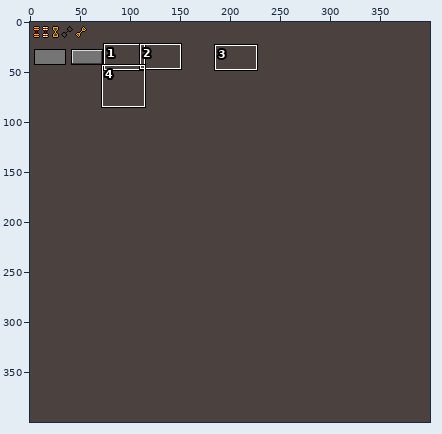
Sprite sheet, stored at docs/concept-art/new/scraps/scraps_scifi_enemies6.png. Above, an overview of the earlier version with the close-up marked.
Close-up. As it was:
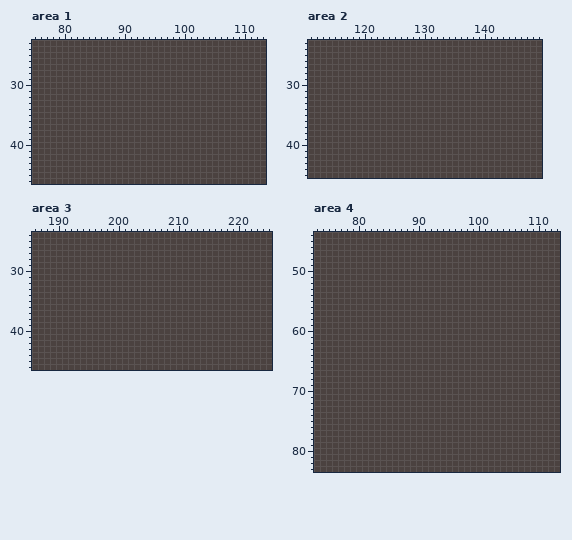
The file is 400x400 pixels. Shown: area 1: x 75..113, y 23..46; area 2: x 111..149, y 23..45; area 3: x 186..225, y 24..46; area 4: x 73..113, y 44..83. The commit also changed other parts of the picture, which this record leaves out.
And afterwards:
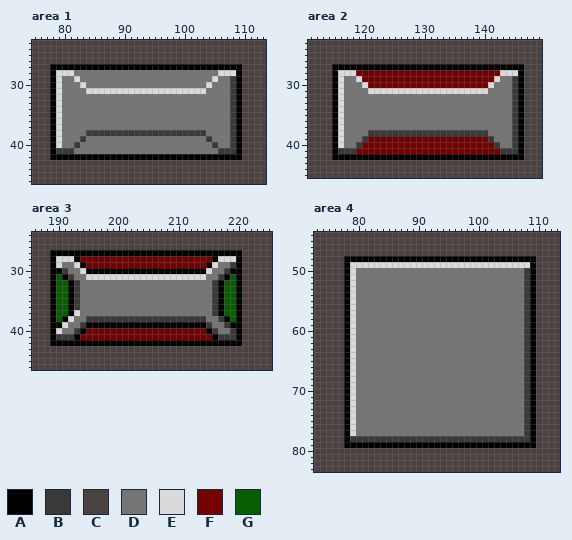
Palette (. is transparent): A #000000  B #393939  C #4b4240  D #757575  E #dadada  F #740000  G #065e00
Changes in this commit:
Changed rows in their new state; - is an unchanged pixel.
Area 1:
first column x 78:
27 AAAAAAAAAAAAAAAAAAAAAAAAAAAAAAAA
28 AEEEDDDDDDDDDDDDDDDDDDDDDDDDEEEA
29 AEDDEDDDDDDDDDDDDDDDDDDDDDDEDDBA
30 AEDDDEDDDDDDDDDDDDDDDDDDDDEDDDBA
31 AEDDDDEEEEEEEEEEEEEEEEEEEEDDDDBA
32 AEDDDDDDDDDDDDDDDDDDDDDDDDDDDDBA
33 AEDDDDDDDDDDDDDDDDDDDDDDDDDDDDBA
34 AEDDDDDDDDDDDDDDDDDDDDDDDDDDDDBA
35 AEDDDDDDDDDDDDDDDDDDDDDDDDDDDDBA
36 AEDDDDDDDDDDDDDDDDDDDDDDDDDDDDBA
37 AEDDDDDDDDDDDDDDDDDDDDDDDDDDDDBA
38 AEDDDDBBBBBBBBBBBBBBBBBBBBDDDDBA
39 AEDDDBDDDDDDDDDDDDDDDDDDDDBDDDBA
40 AEDDBDDDDDDDDDDDDDDDDDDDDDDBDDBA
41 ABBBDDDDDDDDDDDDDDDDDDDDDDDDBBBA
42 AAAAAAAAAAAAAAAAAAAAAAAAAAAAAAAA
Area 2:
first column x 115:
27 AAAAAAAAAAAAAAAAAAAAAAAAAAAAAAAA
28 AEEEFFFFFFFFFFFFFFFFFFFFFFFFEEEA
29 AEDDEFFFFFFFFFFFFFFFFFFFFFFEDDBA
30 AEDDDEFFFFFFFFFFFFFFFFFFFFEDDDBA
31 AEDDDDEEEEEEEEEEEEEEEEEEEEDDDDBA
32 AEDDDDDDDDDDDDDDDDDDDDDDDDDDDDBA
33 AEDDDDDDDDDDDDDDDDDDDDDDDDDDDDBA
34 AEDDDDDDDDDDDDDDDDDDDDDDDDDDDDBA
35 AEDDDDDDDDDDDDDDDDDDDDDDDDDDDDBA
36 AEDDDDDDDDDDDDDDDDDDDDDDDDDDDDBA
37 AEDDDDDDDDDDDDDDDDDDDDDDDDDDDDBA
38 AEDDDDBBBBBBBBBBBBBBBBBBBBDDDDBA
39 AEDDDBFFFFFFFFFFFFFFFFFFFFBDDDBA
40 AEDDBFFFFFFFFFFFFFFFFFFFFFFBDDBA
41 ABBBFFFFFFFFFFFFFFFFFFFFFFFFBBBA
42 AAAAAAAAAAAAAAAAAAAAAAAAAAAAAAAA
Area 3:
first column x 189:
27 AAAAAAAAAAAAAAAAAAAAAAAAAAAAAAAA
28 AEEEAFFFFFFFFFFFFFFFFFFFFFFAEEEA
29 AEDDEAFFFFFFFFFFFFFFFFFFFFAEDDBA
30 AABDDEAAAAAAAAAAAAAAAAAAAAEDDBAA
31 AGABDDEEEEEEEEEEEEEEEEEEEEDDBAGA
32 AGGABDDDDDDDDDDDDDDDDDDDDDDBAGGA
33 AGGABDDDDDDDDDDDDDDDDDDDDDDBAGGA
34 AGGABDDDDDDDDDDDDDDDDDDDDDDBAGGA
35 AGGABDDDDDDDDDDDDDDDDDDDDDDBAGGA
36 AGGABDDDDDDDDDDDDDDDDDDDDDDBAGGA
37 AGGAEDDDDDDDDDDDDDDDDDDDDDDBAGGA
38 AGAEDDBBBBBBBBBBBBBBBBBBBBDDBAGA
39 AAEDDBAAAAAAAAAAAAAAAAAAAABDDBAA
40 AEDDBAFFFFFFFFFFFFFFFFFFFFABDDBA
41 ABBBAFFFFFFFFFFFFFFFFFFFFFFABBBA
42 AAAAAAAAAAAAAAAAAAAAAAAAAAAAAAAA
Area 4:
first column x 78:
48 AAAAAAAAAAAAAAAAAAAAAAAAAAAAAAAA
49 AEEEEEEEEEEEEEEEEEEEEEEEEEEEEEEA
50 AEDDDDDDDDDDDDDDDDDDDDDDDDDDDDBA
51 AEDDDDDDDDDDDDDDDDDDDDDDDDDDDDBA
52 AEDDDDDDDDDDDDDDDDDDDDDDDDDDDDBA
53 AEDDDDDDDDDDDDDDDDDDDDDDDDDDDDBA
54 AEDDDDDDDDDDDDDDDDDDDDDDDDDDDDBA
55 AEDDDDDDDDDDDDDDDDDDDDDDDDDDDDBA
56 AEDDDDDDDDDDDDDDDDDDDDDDDDDDDDBA
57 AEDDDDDDDDDDDDDDDDDDDDDDDDDDDDBA
58 AEDDDDDDDDDDDDDDDDDDDDDDDDDDDDBA
59 AEDDDDDDDDDDDDDDDDDDDDDDDDDDDDBA
60 AEDDDDDDDDDDDDDDDDDDDDDDDDDDDDBA
61 AEDDDDDDDDDDDDDDDDDDDDDDDDDDDDBA
62 AEDDDDDDDDDDDDDDDDDDDDDDDDDDDDBA
63 AEDDDDDDDDDDDDDDDDDDDDDDDDDDDDBA
64 AEDDDDDDDDDDDDDDDDDDDDDDDDDDDDBA
65 AEDDDDDDDDDDDDDDDDDDDDDDDDDDDDBA
66 AEDDDDDDDDDDDDDDDDDDDDDDDDDDDDBA
67 AEDDDDDDDDDDDDDDDDDDDDDDDDDDDDBA
68 AEDDDDDDDDDDDDDDDDDDDDDDDDDDDDBA
69 AEDDDDDDDDDDDDDDDDDDDDDDDDDDDDBA
70 AEDDDDDDDDDDDDDDDDDDDDDDDDDDDDBA
71 AEDDDDDDDDDDDDDDDDDDDDDDDDDDDDBA
72 AEDDDDDDDDDDDDDDDDDDDDDDDDDDDDBA
73 AEDDDDDDDDDDDDDDDDDDDDDDDDDDDDBA
74 AEDDDDDDDDDDDDDDDDDDDDDDDDDDDDBA
75 AEDDDDDDDDDDDDDDDDDDDDDDDDDDDDBA
76 AEDDDDDDDDDDDDDDDDDDDDDDDDDDDDBA
77 AEDDDDDDDDDDDDDDDDDDDDDDDDDDDDBA
78 ABBBBBBBBBBBBBBBBBBBBBBBBBBBBBBA
79 AAAAAAAAAAAAAAAAAAAAAAAAAAAAAAAA
